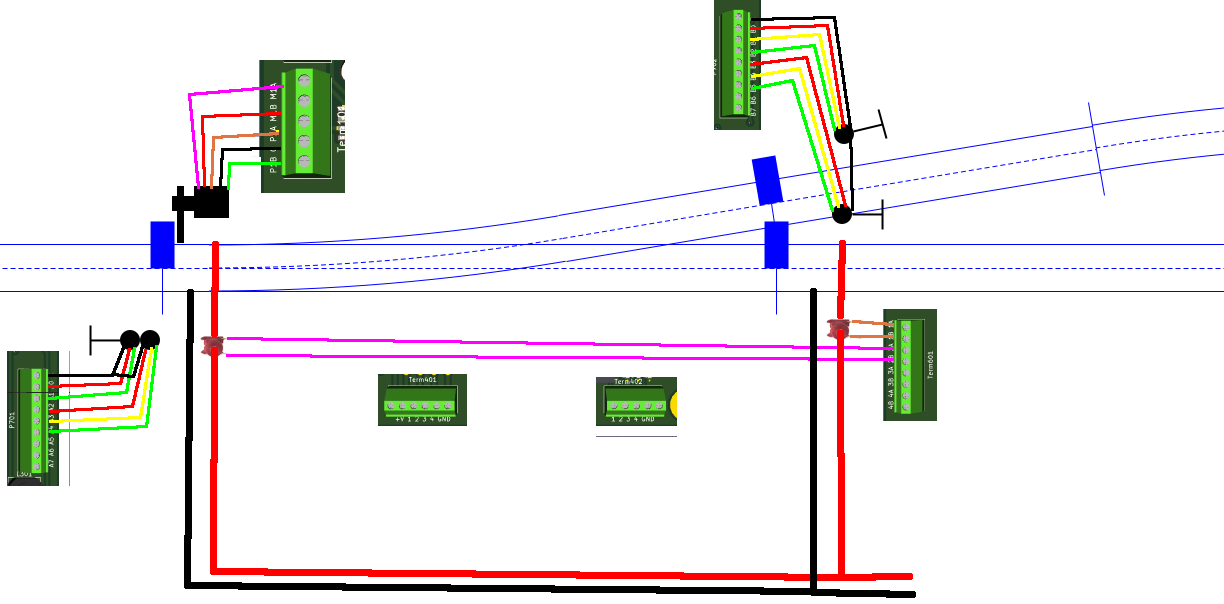
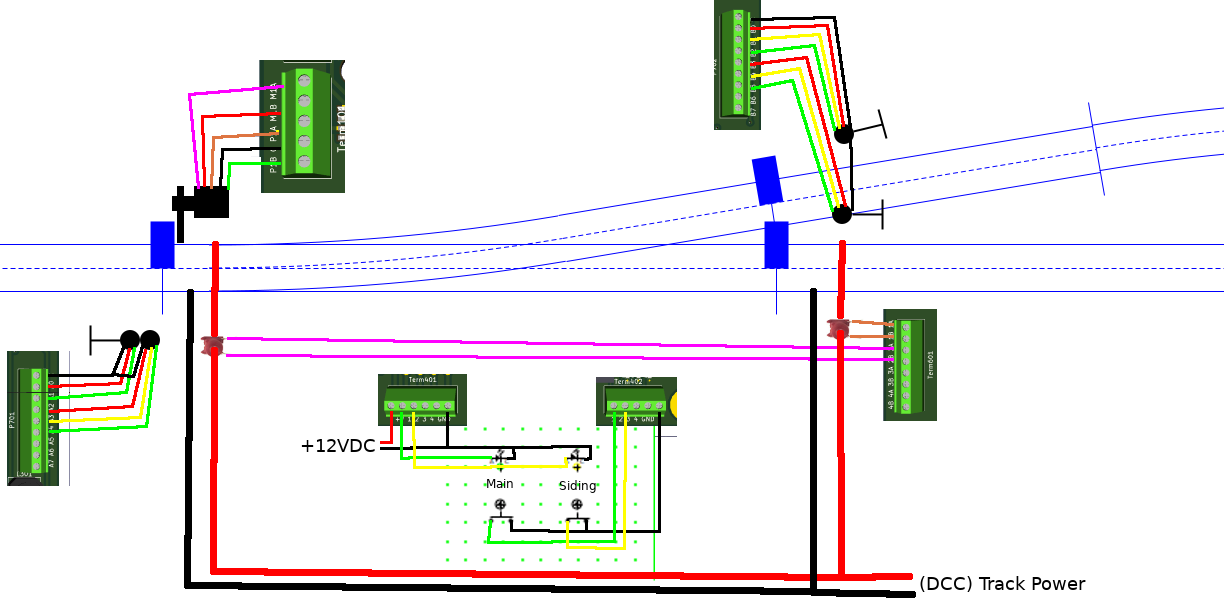
Layers edited between the first and the second 1224x604 image:
painted on "wires" over [380, 411, 661, 550]
added layer "+12VDC" above "Siding" over [301, 439, 375, 452]
added layer "Siding" above "Main" over [559, 480, 596, 493]
added layer "Main" above "(DCC) Track Power" over [487, 479, 513, 488]
added layer "(DCC) Track Power" above "CT-1.png copy" over [920, 576, 1086, 592]
added layer "ExampleSidingCP1-Panel.bmp" above "CT-1.png" over [428, 426, 655, 581]
